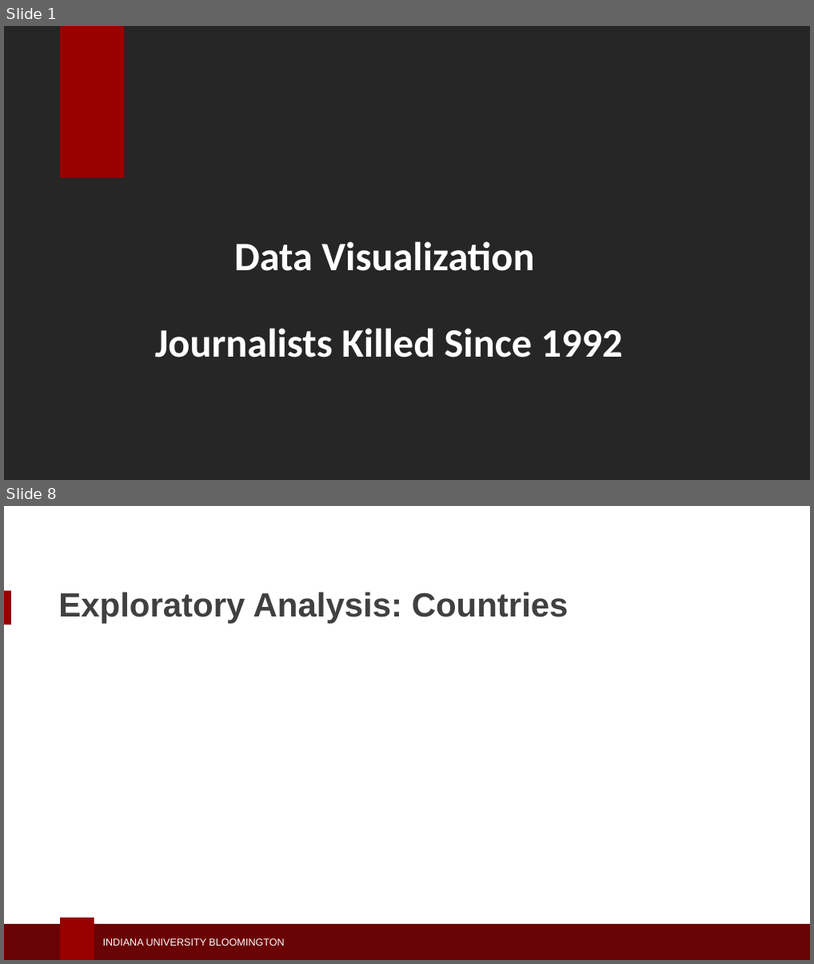
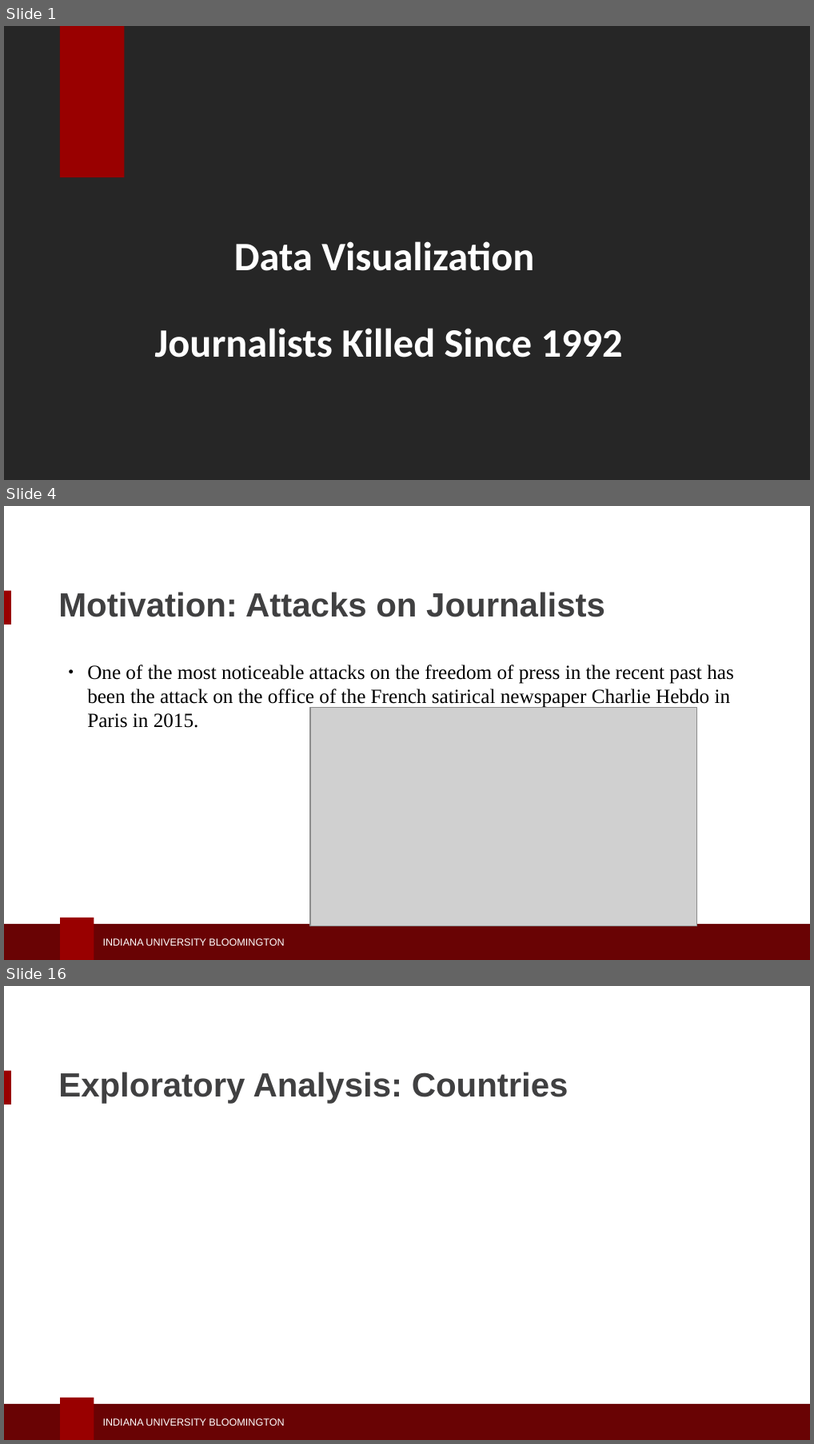
Before and after one commit to seashiva94/data_viz_project, a slide deck: dviz_ppt.pptx. Shown one above the other, each under a label of ours: slides 1 and 8 before the commit, slides 1, 4 and 16 after it; the slides between them are not shown. The pictures are 814x964 and 814x1444 pixels, drawn with LibreOffice and Linux fonts; fonts in the diff are those of the drawing; grey boxes stand for pictures; background and template pictures are left out. Boxes give left, top, right and bottom in pixels: in the first picture for what was removed or moved away, otherwise in the second. Text is boxed around its words. In the diff, an @@ line names an element or a change of style, - is before the commit and + after.

```diff
--- a/dviz_ppt.pptx
+++ b/dviz_ppt.pptx
@@ slide 4 added at <box>4,506,810,960</box>, background #FFFFFF; not listed: 4 template elements that a slide beside it also shows @@
@@ text added at <box>58,592,606,617</box>, 30 pt, text #404041, bold @@
+Motivation: Attacks on Journalists
@@ text added at <box>87,664,734,728</box>, 18 pt, text #000000 @@
+● One of the most noticeable attacks on the freedom of press in the recent past has been the attack on the office of the French satirical newspaper Charlie Hebdo in Paris in 2015.
@@ picture added at <box>310,708,698,925</box> @@
@@ what was slide 8 is now slide 16 @@
```
Also in this commit, not shown: 1 slide changed, 13 other slides added, 5 slides removed, 2 other files.
